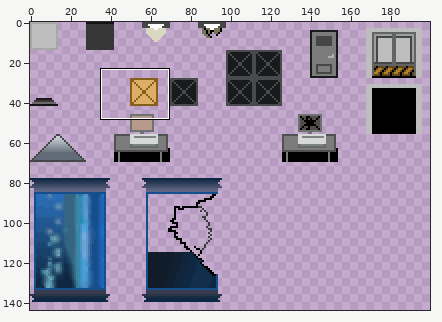
Edited in one commit: sprite sheet (SciFiSynthesize/assets/images/labset.png). Above: a wide view before the commit, with the close-up outlined.
Close-up. Before the commit:
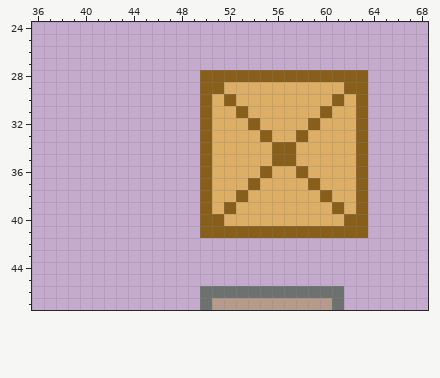
The file is 200x200 pixels. Pixels under 10% opacity are left out. Colours within 5 levels of each other are drawn and written as one. Shown: x 36..68, y 24..47. The wide view leaves out empty margins.
The result:
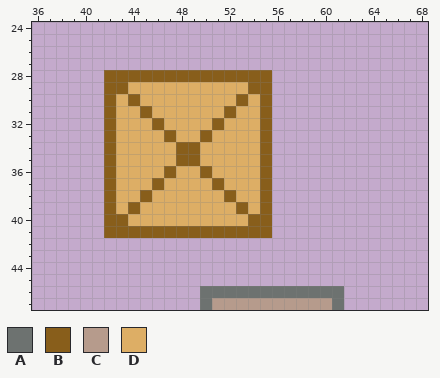
Palette (. is transparent): A #6d7270  B #885e1b  C #b69b8cfe  D #ddae65
The author wrote: Quick tileset edit
What changed:
Changed rows in their new state; - is an unchanged pixel.
first column x 42:
28 BBBBBBBB------........
29 BBDDDDDDDD--BB........
30 BDBDDDDDD-DB-B........
31 BDDBDDDDD-BD-B........
32 BDDDBDDDDB--DB........
33 BDDDDBDD------........
34 BDDDDDBBD----B........
35 BDDDDDBBD----B........
36 BDDDDBDD------........
37 BDDDBDDDDB--DB........
38 BDDBDDDDD-BD-B........
39 BDBDDDDDD-DB-B........
40 BBDDDDDDDD--BB........
41 BBBBBBBB------........
Where, in picture pixels (left, top, right, bottom), the same in both close-ups:
changed: (104, 70, 368, 238)
